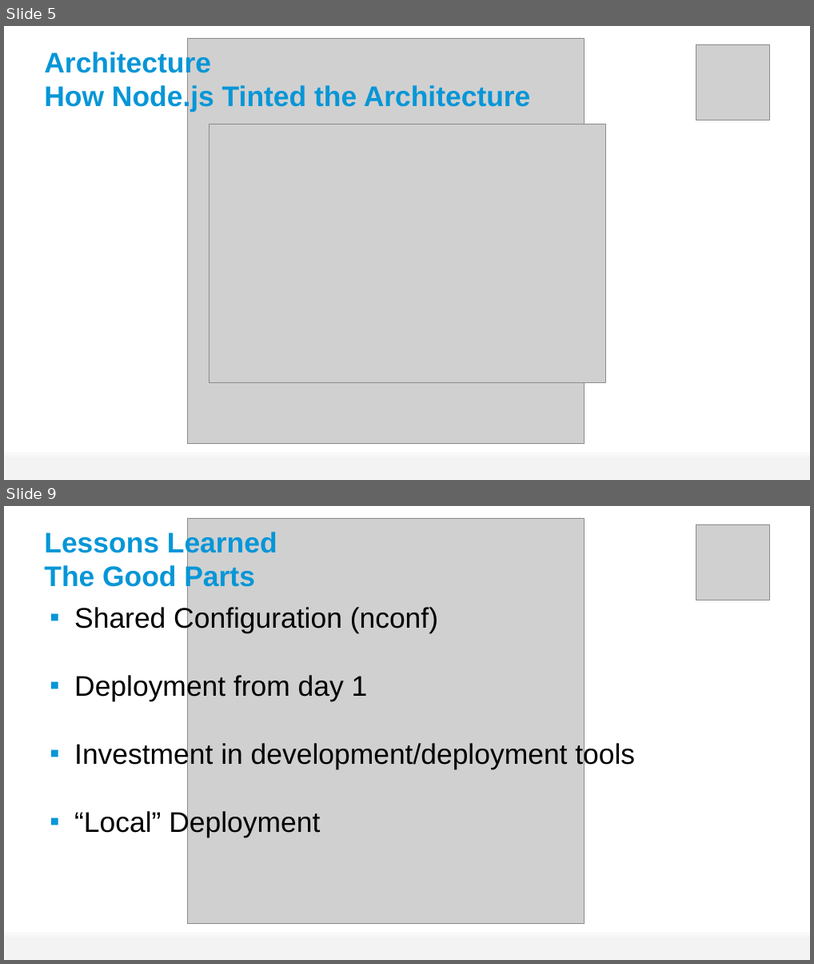
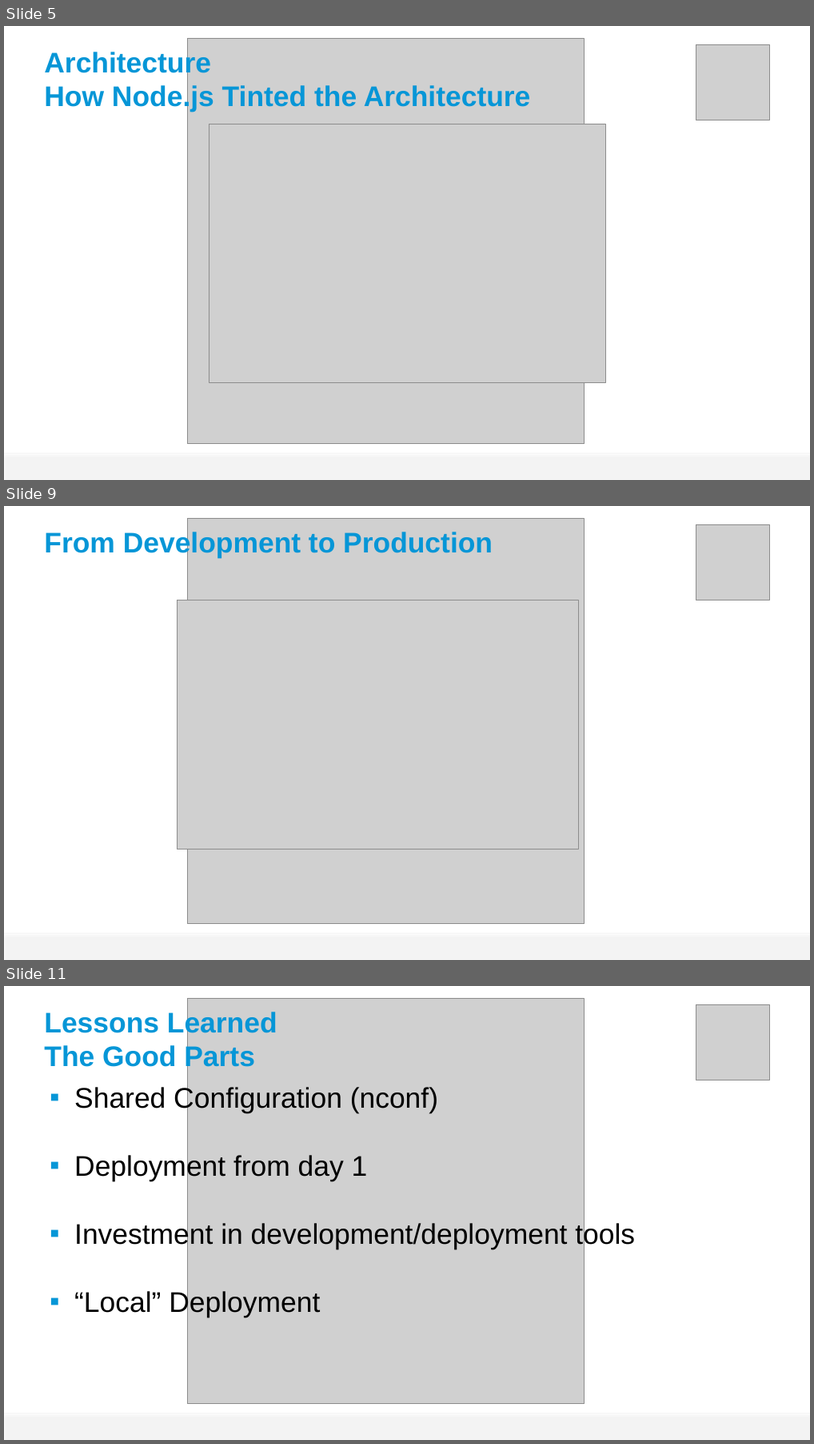
Before and after one commit to guillaume-brossard/tech-summit, a slide deck: 2014/supersize-nodejs/supersize-nodejs-gb.pptx. Shown one above the other, each under a label of ours: slides 5 and 9 before the commit, slides 5, 9 and 11 after it; the slides between them are not shown. The pictures are 814x964 and 814x1444 pixels, drawn with LibreOffice and Linux fonts; fonts in the diff are those of the drawing; grey boxes stand for pictures; background and template pictures are left out. Boxes give left, top, right and bottom in pixels: in the first picture for what was removed or moved away, otherwise in the second. Text is boxed around its words. In the diff, an @@ line names an element or a change of style, - is before the commit and + after.

```diff
--- a/2014/supersize-nodejs/supersize-nodejs-gb.pptx
+++ b/2014/supersize-nodejs/supersize-nodejs-gb.pptx
@@ slide 9 added at box(4, 506, 810, 960), background picture (left out); not listed: 1 template element that a slide beside it also shows @@
@@ picture added at box(188, 518, 584, 923) @@
@@ picture added at box(696, 524, 770, 600) @@
@@ title added at box(44, 530, 493, 558), 45 pt, text #0696D7, bold @@
+From Development to Production
@@ picture added at box(177, 600, 578, 849) @@
@@ what was slide 9 is now slide 11 @@
```
Also in this commit, not shown: 2 slides changed, 2 other slides added, 1 slide removed, 11 other files.
